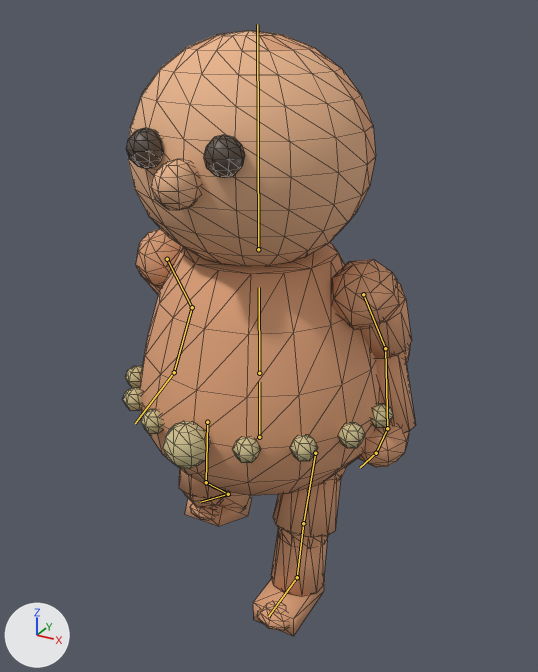
What one commit did to the glTF model godot/assets/models/resident.glb.
Both versions are drawn from a 50 mm camera at (1.027, -1.807, 1.757) aimed at (0.037, -0.006, 0.857). The lights are fixed; the arrows at lower left show +X, +Y and +Z. The picture after the commit comes second. Both versions are drawn at frame 12 of the action 'carry_walk'; the numbers are the values there. The bones that change, and the others that lie on the model, are drawn over the model as lines. Mesh edges are drawn as thin lines.

The first picture shows 'Resident'.
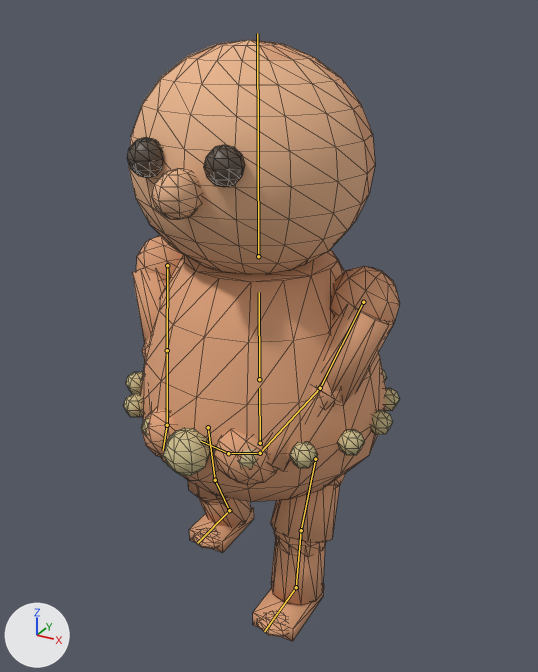
Where the change shows, as pixel boxes (x1, y1, x2, y2) in the pictures (538 x 672 px):
'Resident', posed: before (123, 30, 415, 636); after (123, 40, 400, 642)
bone 'Hips', root to tip: before (259, 437) to (259, 382); after (260, 443) to (259, 388)
bone 'UpperArm.L', root to tip: before (167, 259) to (192, 307); after (167, 265) to (167, 350)
bone 'LowerArm.L', root to tip: before (192, 307) to (174, 372); after (167, 350) to (167, 425)
bone 'UpperArm.R', root to tip: before (363, 294) to (385, 348); after (363, 302) to (320, 388)
bone 'LowerArm.R', root to tip: before (385, 348) to (387, 428); after (320, 388) to (260, 453)
bone 'UpperLeg.L', root to tip: before (207, 422) to (206, 482); after (208, 427) to (215, 480)
bone 'LowerLeg.L', root to tip: before (206, 482) to (228, 494); after (215, 480) to (229, 510)
bone 'Foot.L', root to tip: before (228, 494) to (200, 502); after (229, 510) to (197, 543)
bone 'UpperLeg.R', root to tip: before (315, 453) to (303, 523); after (315, 459) to (301, 530)
bone 'LowerLeg.R', root to tip: before (303, 523) to (297, 577); after (301, 530) to (296, 587)
bone 'Foot.R', root to tip: before (297, 577) to (268, 616); after (296, 587) to (264, 631)

The edits, one by one:
Bone 'Hips' (bone_hips) moves from (0.0, 0.0, 0.0) to (0.0, -0.022, 0.0).
Bone 'UpperArm.L' (bone_upperarm_l) turns from (36, 0, -18) to (-34, -33, -3) degrees about its own x, y and z.
Bone 'LowerArm.L' (bone_lowerarm_l) turns from (-42, 0, 22) to (-13, 0, 12) degrees about its own x, y and z.
Bone 'UpperArm.R' (bone_upperarm_r) turns from (36, 0, 18) to (-34, 33, 3) degrees about its own x, y and z.
Bone 'LowerArm.R' (bone_lowerarm_r) turns from (-42, 0, -22) to (-13, 0, -12) degrees about its own x, y and z.
Bone 'UpperLeg.L' (bone_upperleg_l) turns from (-6, 0, 0) to (8, 0, 0) degrees about its own x, y and z.
Bone 'LowerLeg.L' (bone_lowerleg_l) turns from (51, 0, 0) to (18, 0, 0) degrees about its own x, y and z.
Bone 'Foot.L' (bone_foot_l) turns from (69, 0, 0) to (25, 0, 0) degrees about its own x, y and z.
Bone 'UpperLeg.R' (bone_upperleg_r) turns from (-20, 0, 0) to (-24, 0, 0) degrees about its own x, y and z.
Bone 'LowerLeg.R' (bone_lowerleg_r) turns from (8, 0, 0) to (18, 0, 0) degrees about its own x, y and z.
Bone 'Foot.R' (bone_foot_r) turns from (-12, 0, 0) to (-7, 0, 0) degrees about its own x, y and z.
